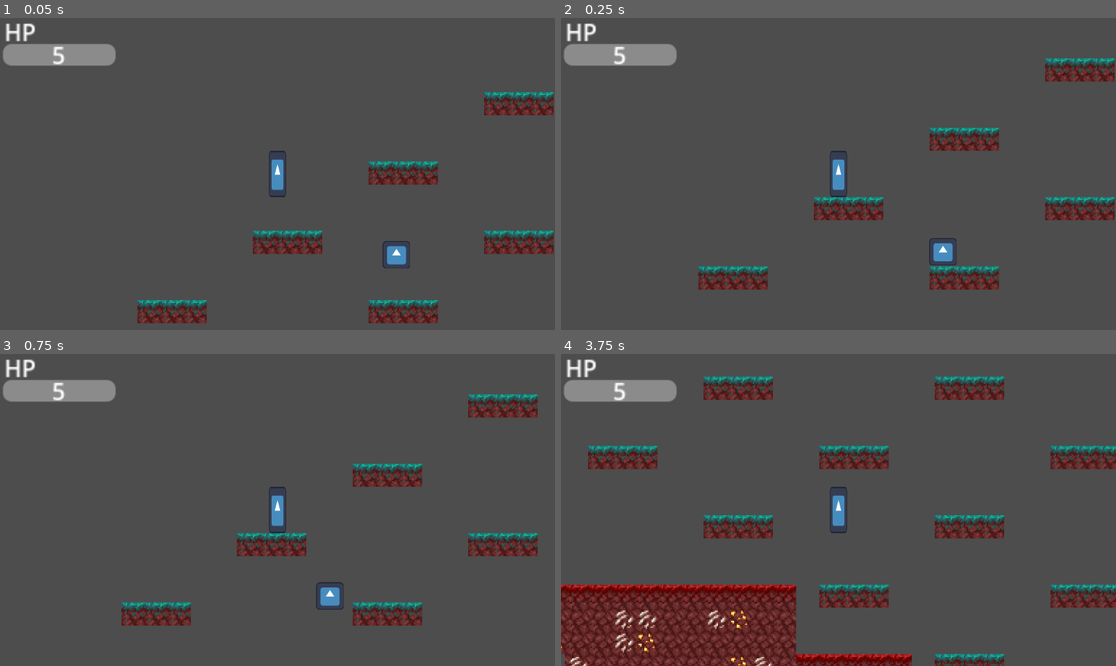
Above: before the commit, frames 1-4 (two rows, left to right).
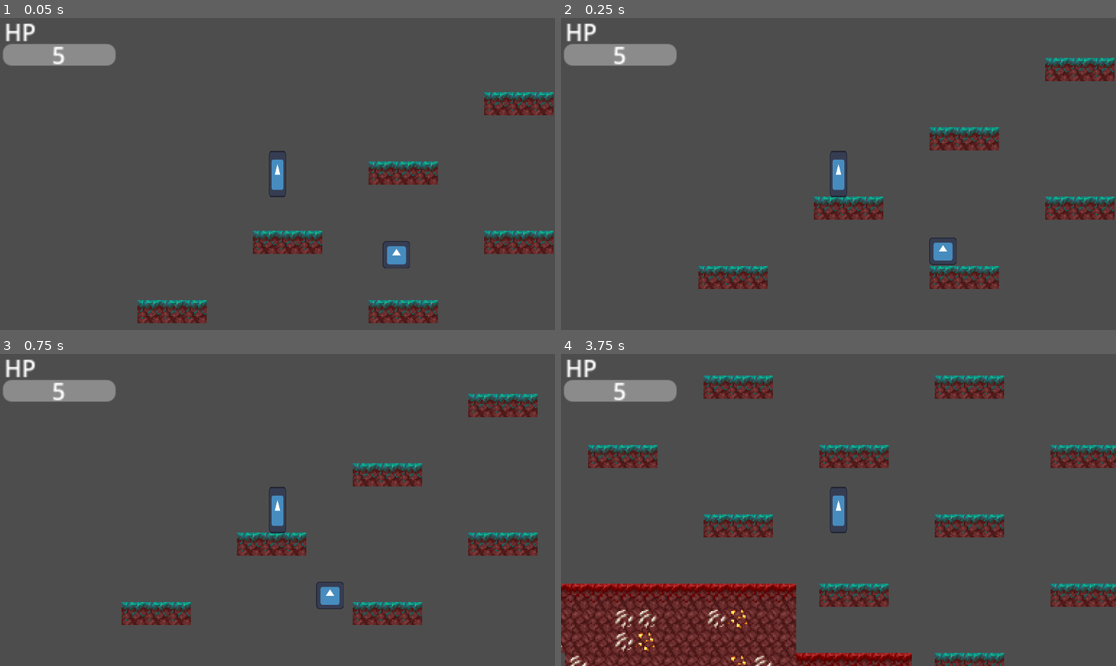
Above: after the commit, the same moments.

Repository: Ideal-Void/succubus-with-a-gun
Game: Godot game, scene res://scenes/levels/debug.tscn
Same seed, same stepped clock (60 frames per second), same inputs: the game is played once before the commit and once after it. The engine's default icon, where the game draws it, is replaced by a stand-in: a white triangle on a blue panel in a dark square.
Inputs:
- Up to frame 1 (0.05 s): no input
- Up to frame 2 (0.25 s): no input
- Up to frame 3 (0.75 s): hold D (player_right) from 0.53 s (still down); hold Shift (player_sprint) from 0.53 s (still down)
- Up to frame 4 (3.75 s): tap Space (player_jump) at 0.77, 1.52, 3.02 s; release Shift (player_sprint) at 1.28 s; tap Shift (player_sprint) at 1.35, 2.85 s; release D (player_right) at 2.03 s; hold A (player_left) 2.03-2.78 s; hold Shift (player_sprint) 2.03-2.78 s; hold D (player_right) from 2.78 s (still down); hold Shift (player_sprint) from 3.53 s (still down)

Frame 1 is identical in both runs. In frame 2, 1.0% of the frame differs, in the area x 24-100%, y 12-88%; in frame 3, 1.0%; in frame 4, 4.9%, in the area x 0-100%, y 6-100%.

Commit message:
player fits inside 2-tile gap now

Diff:
--- a/scenes/player.tscn
+++ b/scenes/player.tscn
@@ -6,7 +6,7 @@
 
 [sub_resource type="CapsuleShape2D" id="CapsuleShape2D_onrkg"]
 radius = 6.0
-height = 32.0
+height = 31.0
 
 [sub_resource type="RectangleShape2D" id="RectangleShape2D_d8e7i"]
 
